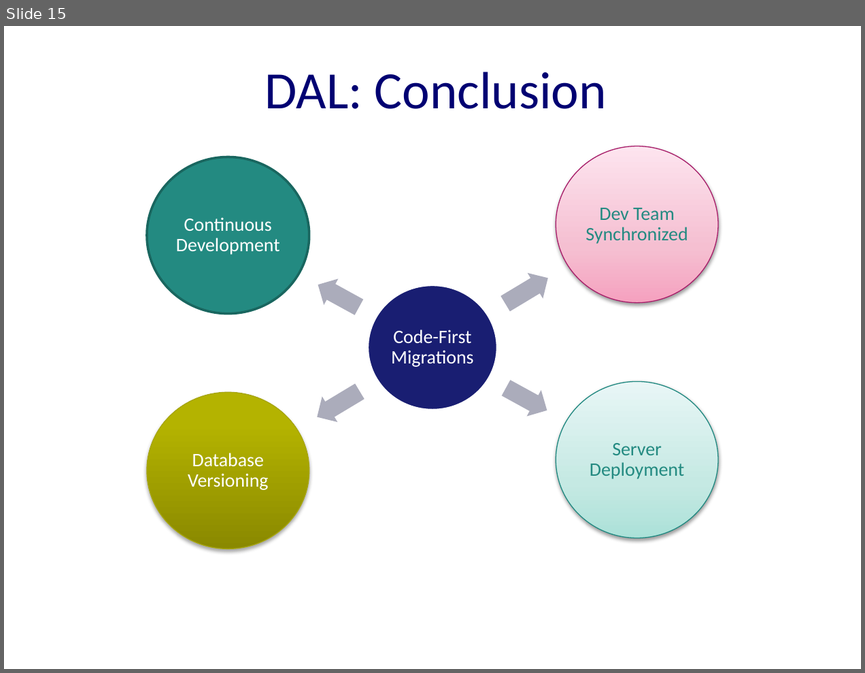
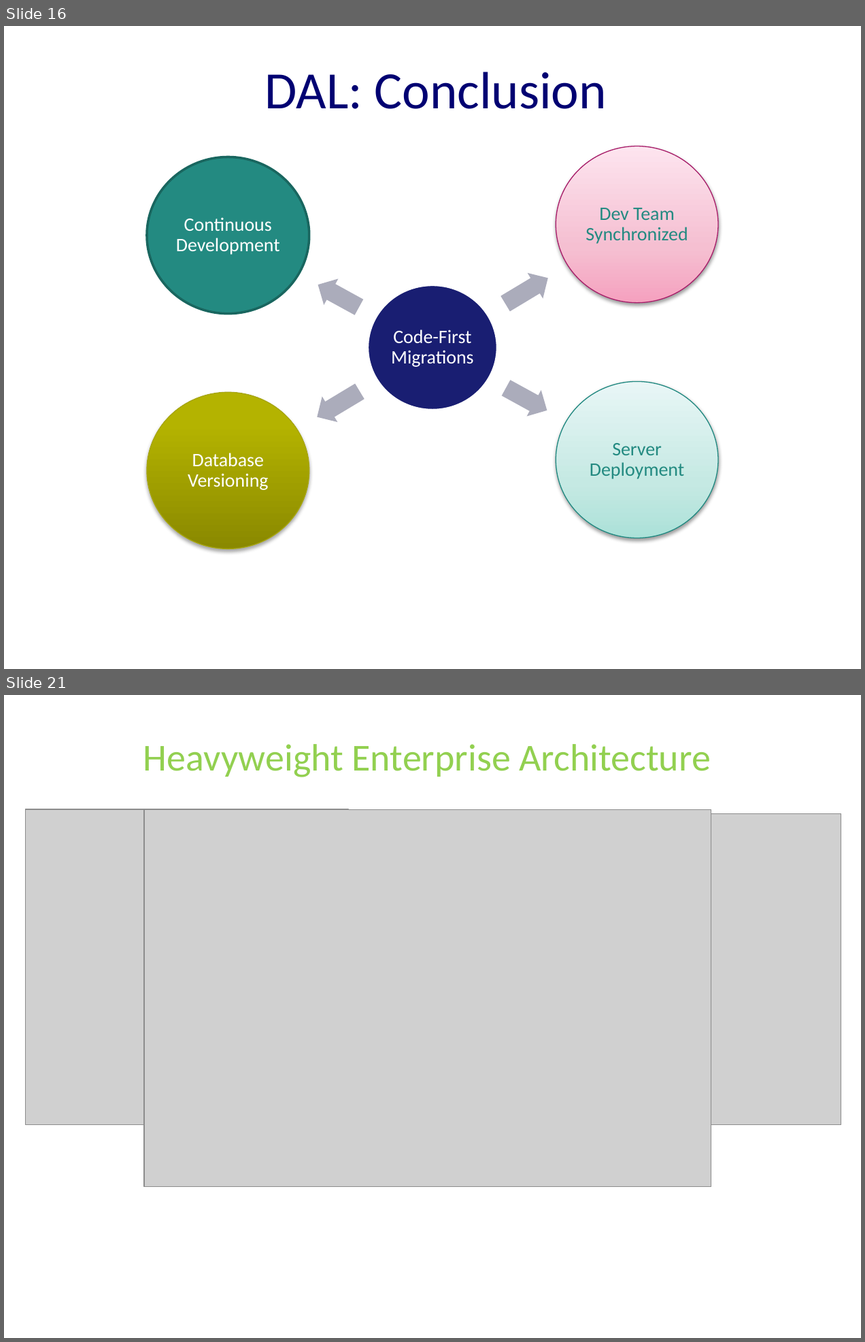
Before and after one commit to excellalabs/ExcellaLean, a slide deck: _presentations/CodeFirstMigrations.pptx. Shown one above the other, each under a label of ours: slide 15 before the commit, slides 16 and 21 after it; the slides between them are not shown. The pictures are 865x673 and 865x1342 pixels, drawn with LibreOffice and Linux fonts; fonts in the diff are those of the drawing; grey boxes stand for pictures; background and template pictures are left out. Boxes give left, top, right and bottom in pixels: in the first picture for what was removed or moved away, otherwise in the second. Text is boxed around its words. In the diff, an @@ line names an element or a change of style, - is before the commit and + after.

```diff
--- a/_presentations/CodeFirstMigrations.pptx
+++ b/_presentations/CodeFirstMigrations.pptx
@@ slide 21 added at (4, 695, 861, 1338), background #FFFFFF @@
@@ text added at (143, 744, 711, 777), 32 pt, text #92D050 @@
+Heavyweight Enterprise Architecture
@@ picture added at (26, 809, 349, 1124) @@
@@ picture added at (143, 810, 711, 1187) @@
@@ picture added at (361, 813, 841, 1124) @@
@@ what was slide 15 is now slide 16 @@
```
Also in this commit, not shown: 1 slide changed, 17 other slides added, 8 slides removed, 2 other files.
